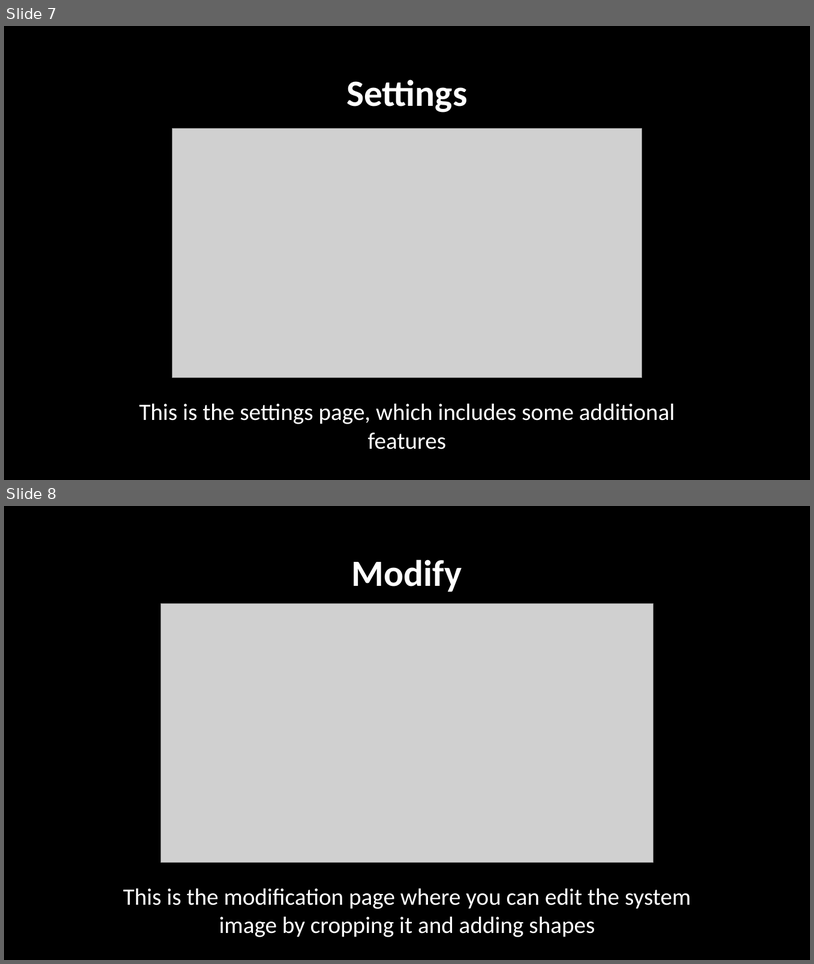
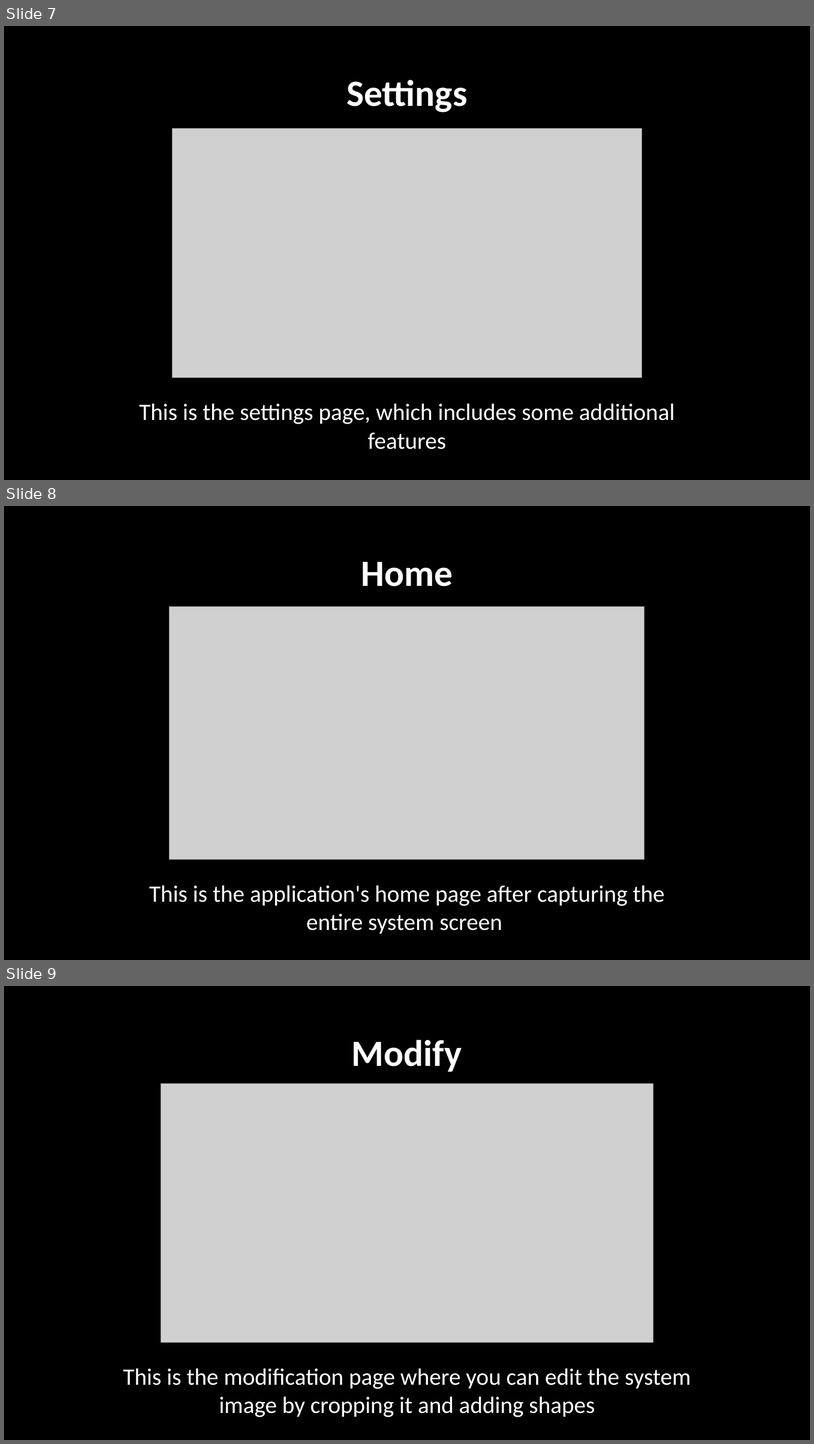
Before and after one commit to LorenzoSciara/Multi-platform-screen-grabbing-utility, a slide deck: MULTY-PLATTFOMR_SCREEN_GRABBER.pptx. Shown one above the other, each under a label of ours: slides 7 and 8 before the commit, slides 7, 8 and 9 after it. The pictures are 814x964 and 814x1444 pixels, drawn with LibreOffice and Linux fonts; fonts in the diff are those of the drawing; grey boxes stand for pictures. Boxes give left, top, right and bottom in pixels: in the first picture for what was removed or moved away, otherwise in the second. Text is boxed around its words. In the diff, an @@ line names an element or a change of style, - is before the commit and + after.

```diff
--- a/MULTY-PLATTFOMR_SCREEN_GRABBER.pptx
+++ b/MULTY-PLATTFOMR_SCREEN_GRABBER.pptx
@@ slide 8 added at (x1=4, y1=506, x2=810, y2=960), background #000000 @@
@@ title added at (x1=361, y1=562, x2=453, y2=586), 44 pt, text #FFFFFF, bold @@
+Home
@@ picture added at (x1=170, y1=606, x2=645, y2=859) @@
@@ text added at (x1=149, y1=885, x2=665, y2=934), 28 pt, text #FFFFFF @@
+This is the application's home page after capturing the entire system screen
@@ what was slide 8 is now slide 9 @@
```
Also in this commit, not shown: 1 other file.
